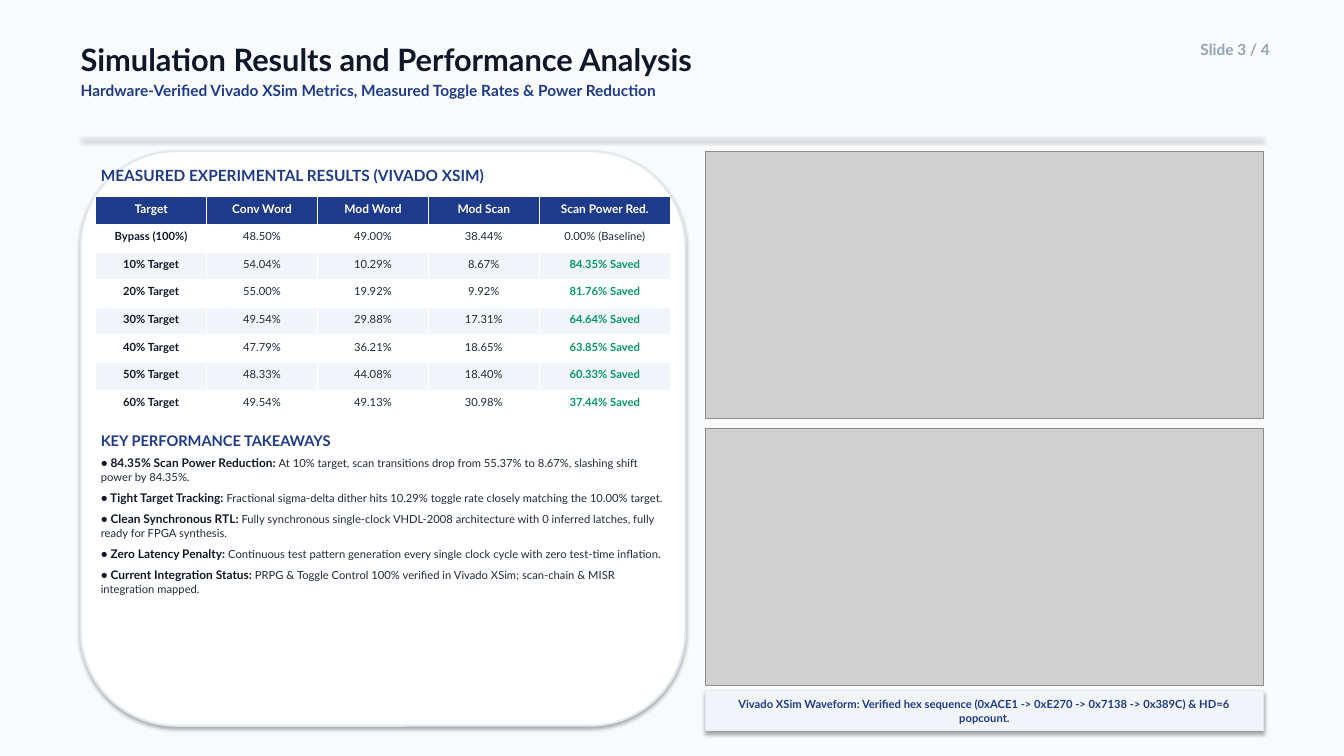
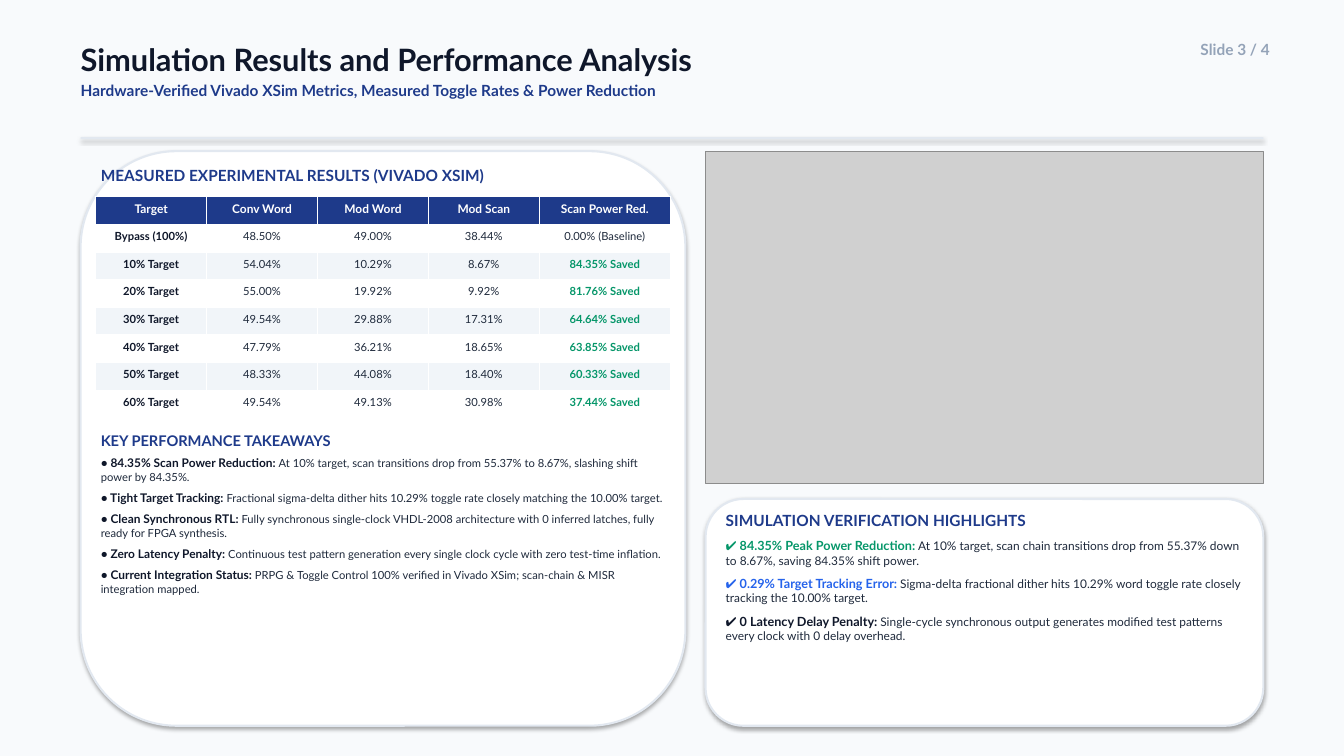
Before and after one commit to kumariNISHI78/PRPG-Programmable-Toggle-Rate-Control-LBIST, a slide deck: slide 3 of VL405_LBIST_Project_Presentation.pptx. Drawn at 1344x756 pixels with LibreOffice and Linux fonts; fonts in the diff are those of the drawing; grey boxes stand for pictures. Boxes give left, top, right and bottom in pixels: in the first picture for what was removed or moved away, otherwise in the second. Text is boxed around its words. In the diff, an @@ line names an element or a change of style, - is before the commit and + after.

Commit message:
style: Remove dark waveform screenshot from results slide; replace with clean verification metrics card

```diff
--- a/VL405_LBIST_Project_Presentation.pptx
+++ b/VL405_LBIST_Project_Presentation.pptx
@@ picture: place and size @@
-picture at <box>706,151,1263,418</box>
+picture at <box>706,151,1263,484</box>
@@ picture removed at <box>706,429,1263,686</box> @@
@@ rounded rectangle added at <box>706,499,1263,726</box>, fill #FFFFFF, outline #E2E8F0 1.5 pt @@
@@ text added at <box>726,514,1241,642</box>, 8.5 pt, text #1E293B @@
+SIMULATION VERIFICATION HIGHLIGHTS
+✔ 84.35% Peak Power Reduction: At 10% target, scan chain transitions drop from 55.37% down to 8.67%, saving 84.35% shift power.
+✔ 0.29% Target Tracking Error: Sigma-delta fractional dither hits 10.29% word toggle rate closely tracking the 10.00% target.
+✔ 0 Latency Delay Penalty: Single-cycle synchronous output generates modified test patterns every clock with 0 delay overhead.
@@ rectangle removed at <box>706,691,1263,731</box> @@
@@ text removed at <box>738,699,1229,724</box> @@
-Vivado XSim Waveform: Verified hex sequence (0xACE1 -> 0xE270 -> 0x7138 -> 0x389C) & HD=6 popcount.
```
Also in this commit, not shown: 5 other files.
